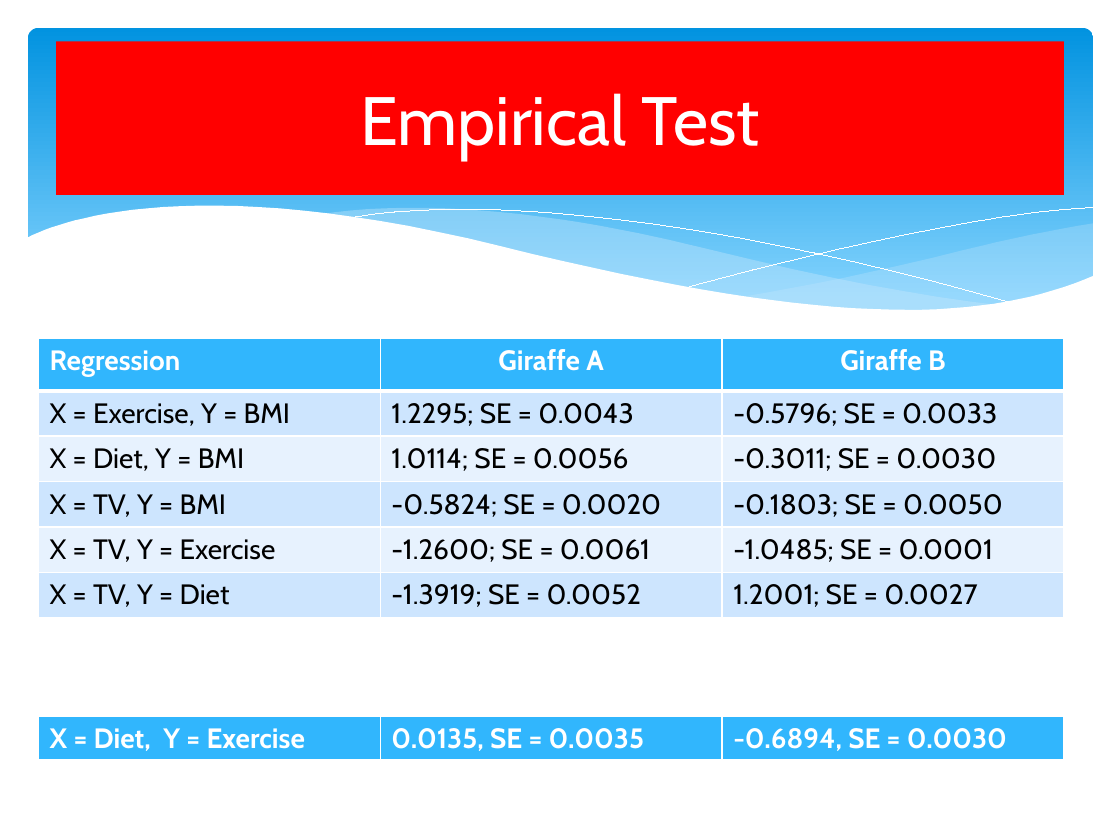
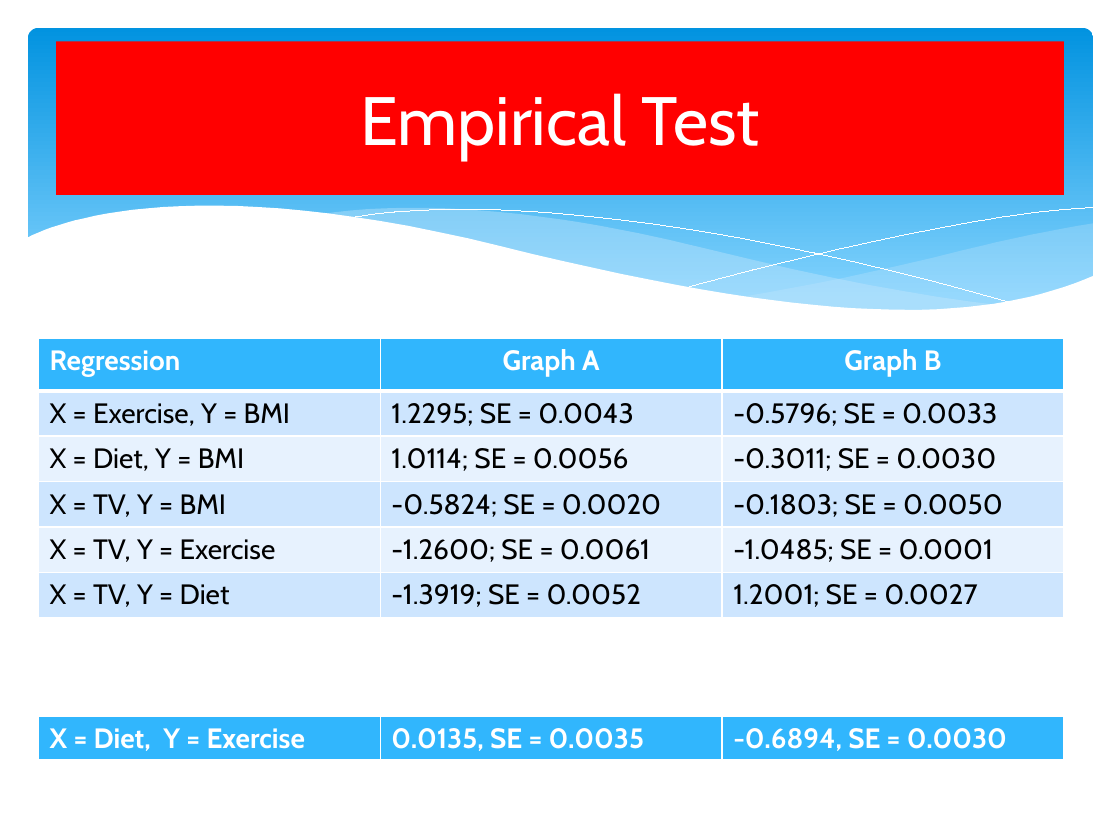
Before and after one commit to LeJit/DSSGLearningLunch, a slide deck: slide 19 of Causation.pptx. Drawn at 1120x840 pixels with LibreOffice and Linux fonts; fonts in the diff are those of the drawing. Boxes give left, top, right and bottom in pixels: in the first picture for what was removed or moved away, otherwise in the second. Text is boxed around its words. In the diff, an @@ line names an element or a change of style, - is before the commit and + after.

```diff
--- a/Causation.pptx
+++ b/Causation.pptx
@@ table at (x1=38, y1=338, x2=1063, y2=618) @@
-row 1, column 2: Giraffe A
+row 1, column 2: Graph A
-row 1, column 3: Giraffe B
+row 1, column 3: Graph B
```
Also in this commit, not shown: 5 other slides changed, 7 other files.
